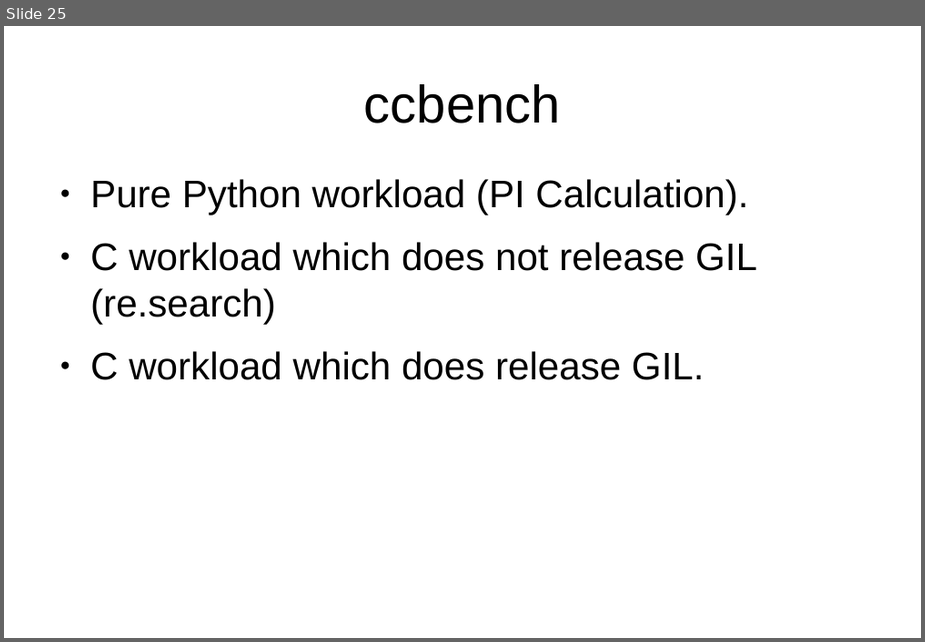
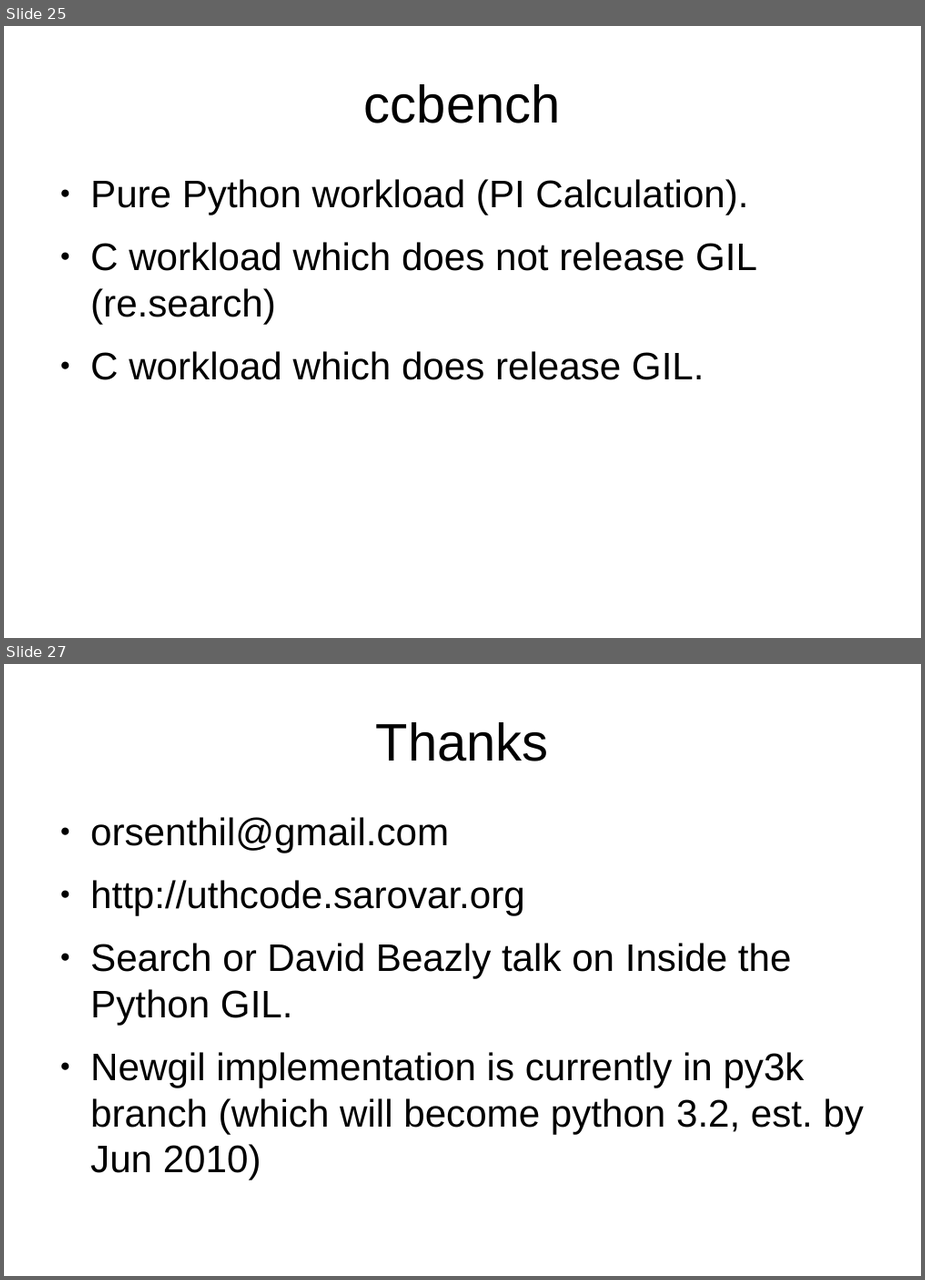
Before and after one commit to uthcode/learntosolveit, a slide deck: scipy09/gil.odp. Shown one above the other, each under a label of ours: slide 25 before the commit, slides 25 and 27 after it; the slides between them are not shown. The pictures are 925x642 and 925x1280 pixels, drawn with LibreOffice and Linux fonts; fonts in the diff are those of the drawing. Boxes give left, top, right and bottom in pixels: in the first picture for what was removed or moved away, otherwise in the second. Text is boxed around its words. In the diff, an @@ line names an element or a change of style, - is before the commit and + after.

```diff
--- a/scipy09/gil.odp
+++ b/scipy09/gil.odp
@@ slide 27 added at box(4, 664, 921, 1276), background #FFFFFF @@
@@ title added at box(376, 722, 549, 761), 44 pt, text #000000 @@
+Thanks
@@ text added at box(90, 817, 865, 1180), 32 pt, text #000000 @@
+● orsenthil@gmail.com
+● http://uthcode.sarovar.org
+● Search or David Beazly talk on Inside the Python GIL.
+● Newgil implementation is currently in py3k branch (which will become python 3.2, est. by Jun 2010)
```
Also in this commit, not shown: 4 slides changed, 1 other slide added, 3 other files.
